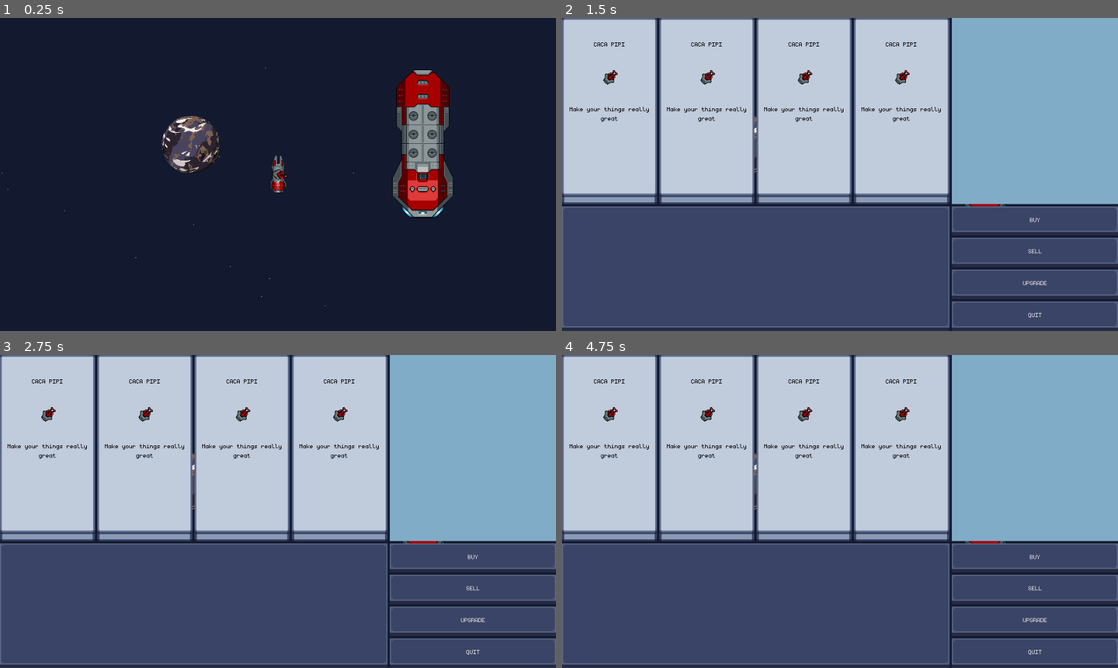
Above: before the commit, frames 1-4 (two rows, left to right).
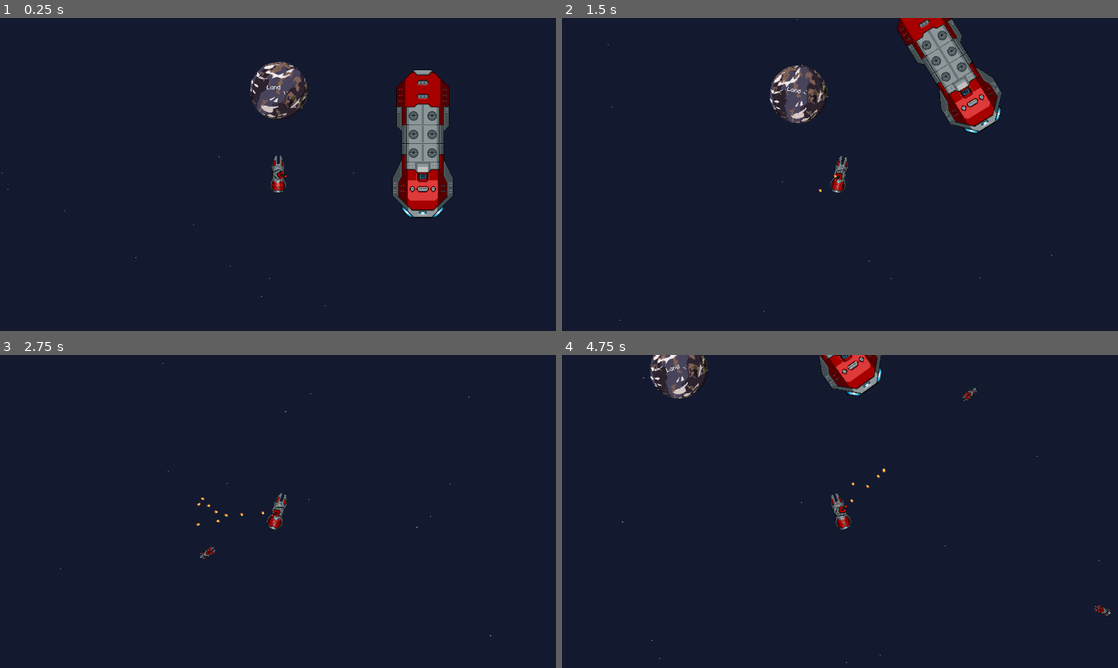
Above: after the commit, the same moments.

Repository: Ninesliced/gdc_project
Game: Godot game, scene res://scenes/main.tscn
The game is run twice, just before and just after one commit, with the same random seed, the same clock (stepped at 60 frames per second) and the same inputs. The engine's default icon, where the game draws it, is replaced by a stand-in: a white triangle on a blue panel in a dark square.
Inputs:
- Up to frame 1 (0.25 s): no input
- Up to frame 2 (1.5 s): tap Enter at 0.5 s; hold D (right) 0.53-1.28 s; tap E (interact) at 0.6, 1.35 s; hold S (down) from 1.28 s (still down)
- Up to frame 3 (2.75 s): release S (down) at 2.03 s; hold D (right) from 2.03 s (still down); tap E (interact) at 2.1 s
- Up to frame 4 (4.75 s): release D (right) at 2.78 s; hold W (up) 2.78-3.53 s; tap E (interact) at 2.85, 3.6, 4.35 s; hold A (left) from 3.53 s (still down)

The runs differ from the first frame. In frame 1, 2.2% of the frame differs, in the area x 29-56%, y 14-50%; in frame 2, 96%, in the area x 0-100%, y 0-99%; in frame 3, 96%; in frame 4, 96%.

Commit message:
Update planet.gd and planet.tscn, and player.tscn

Diff:
--- a/entities/planets/planet.gd
+++ b/entities/planets/planet.gd
@@ -4,6 +4,7 @@
 var can_interact = false
 
 func _on_area_2d_body_entered(body:Node2D) -> void:
+    print("can intreract")
     if body is Player:
         ui.show()
         can_interact = true
@@ -17,5 +18,6 @@
     pass # Replace with function body.
 
 func _process(delta: float) -> void:
-    if Input.is_action_just_pressed("interact"):
+    if Input.is_action_just_pressed("interact") and \
+        can_interact:
         ShopData.open_shop()
--- a/entities/planets/planet.tscn
+++ b/entities/planets/planet.tscn
@@ -366,16 +366,19 @@
 }]
 
 [node name="Planet" type="Node2D"]
+process_priority = -2
 script = ExtResource("1_6rcoc")
 
 [node name="Area2D" type="Area2D" parent="."]
-collision_layer = 0
+collision_layer = 4
 collision_mask = 4
 
 [node name="CollisionShape2D" type="CollisionShape2D" parent="Area2D"]
 shape = SubResource("CircleShape2D_ab2u1")
+debug_color = Color(0, 0.595, 0.7, 0.0431373)
 
 [node name="AnimatedSprite2D" type="AnimatedSprite2D" parent="."]
+z_index = -2
 sprite_frames = SubResource("SpriteFrames_vsg4f")
 
 [node name="ui" type="Node2D" parent="."]
--- a/entities/player/player.tscn
+++ b/entities/player/player.tscn
@@ -8,9 +8,13 @@
 size = Vector2(22, 59)
 
 [node name="Player" type="CharacterBody2D" groups=["Player"]]
+collision_layer = 5
+collision_mask = 5
 script = ExtResource("1_lh0fv")
 
 [node name="CPUParticles2D" type="CPUParticles2D" parent="."]
+z_index = -3
+z_as_relative = false
 amount = 200
 lifetime = 2.0
 preprocess = 2.0
--- a/entities/player/turn_ship.tscn
+++ b/entities/player/turn_ship.tscn
@@ -19,7 +19,6 @@
 
 [node name="CPUParticles2D" parent="." index="0"]
 z_index = -2
-z_as_relative = false
 emission_rect_extents = Vector2(1300, 1300)
 
 [node name="Icon" parent="." index="1"]
--- a/scenes/main.tscn
+++ b/scenes/main.tscn
@@ -24,7 +24,6 @@
 
 [node name="Player" parent="." instance=ExtResource("1_uhlg2")]
 position = Vector2(271, 351)
-collision_mask = 0
 
 [node name="canon" parent="Player" instance=ExtResource("2_mkvc0")]
 position = Vector2(1, 3.05176e-05)
@@ -40,4 +39,4 @@
 spawn_distance_max = 1000
 
 [node name="Planet" parent="." instance=ExtResource("5_1caxx")]
-position = Vector2(120, 299)
+position = Vector2(272, 206)
--- a/scenes/main_2.tscn
+++ b/scenes/main_2.tscn
@@ -9,6 +9,7 @@
 
 [node name="Player" parent="." instance=ExtResource("1_m01jj")]
 position = Vector2(271, 351)
+collision_layer = 1
 collision_mask = 0
 
 [node name="canon" parent="Player" instance=ExtResource("2_sfvlp")]
--- a/scenes/test.tscn.tscn
+++ b/scenes/test.tscn.tscn
@@ -11,3 +11,5 @@
 
 [node name="CharacterBody2D2" parent="." instance=ExtResource("2_sfhb6")]
 position = Vector2(3, 60)
+collision_layer = 1
+collision_mask = 1
